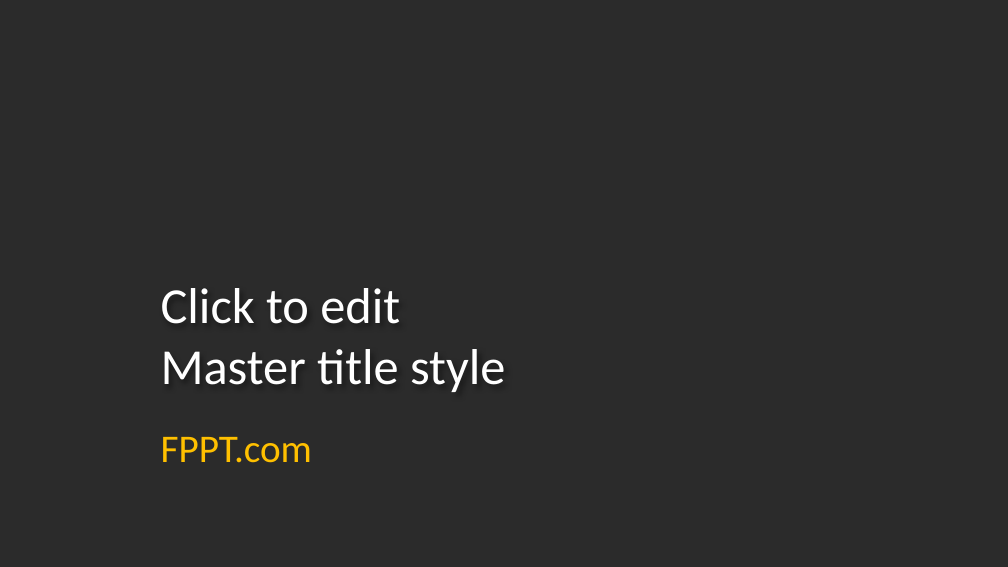
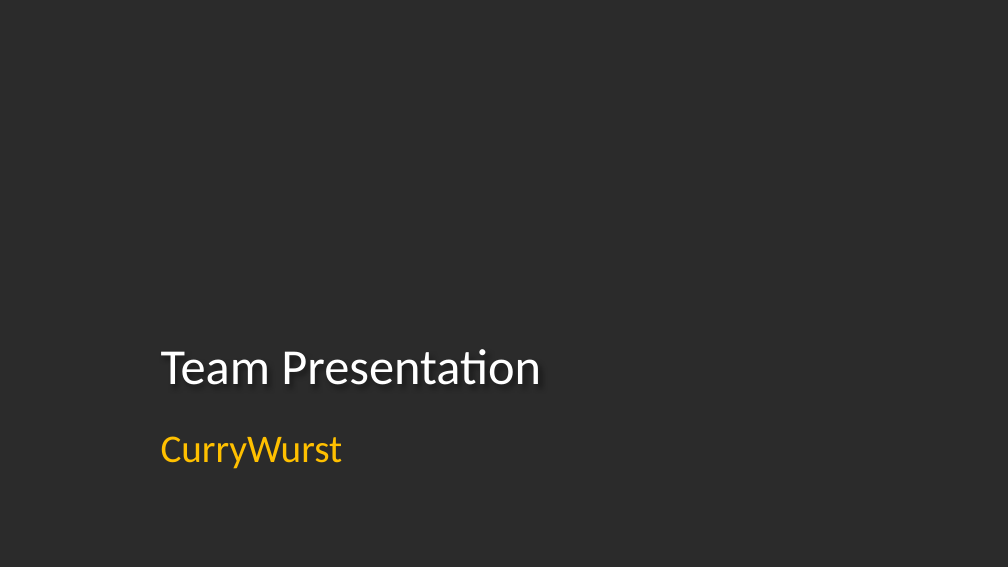
Before and after one commit to Dean161/Timebox, a slide deck: slide 1 of Publishments/03_Presentations/00_templates/160371-android-template-16x9.pptx. Drawn at 1008x567 pixels with LibreOffice and Linux fonts; fonts in the diff are those of the drawing; background and template pictures are left out; a plain dark background stands for a picture behind light text. Boxes give left, top, right and bottom in pixels: in the first picture for what was removed or moved away, otherwise in the second. Text is boxed around its words. In the diff, an @@ line names an element or a change of style, - is before the commit and + after.

Commit message:
presentation drafted

```diff
--- a/Publishments/03_Presentations/00_templates/160371-android-template-16x9.pptx
+++ b/Publishments/03_Presentations/00_templates/160371-android-template-16x9.pptx
@@ title at [161, 349, 541, 385]: text changed @@
-Click to edit
-Master title style
+Team Presentation
@@ subtitle at [161, 436, 343, 469]: text changed @@
-FPPT.com
+CurryWurst
```
Also in this commit, not shown: 2 other files.
